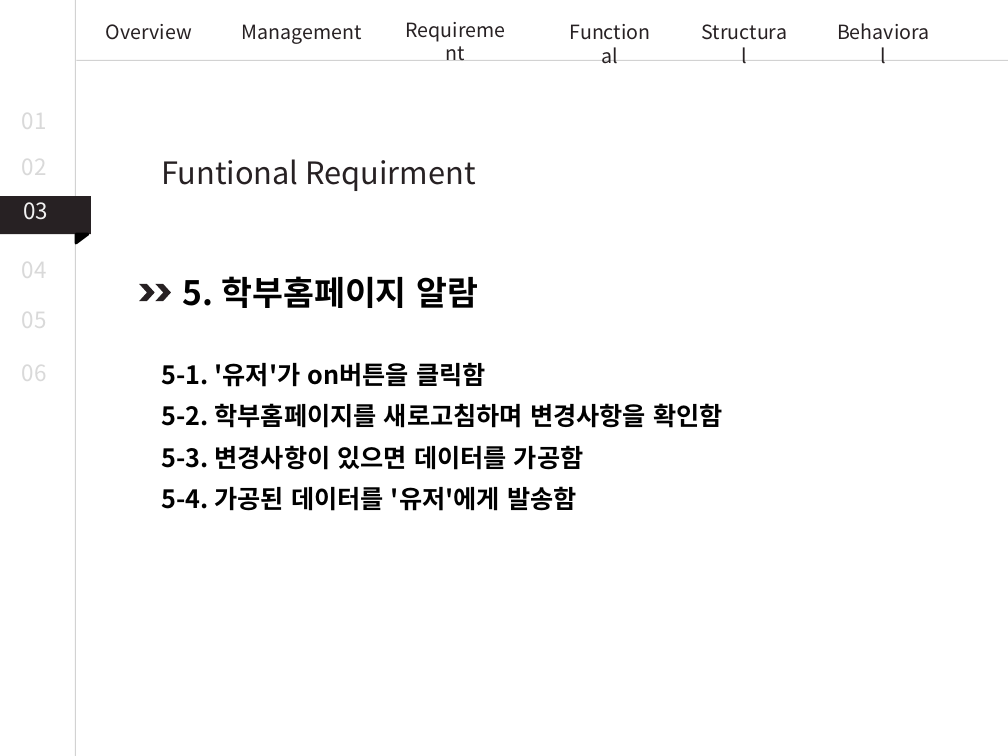
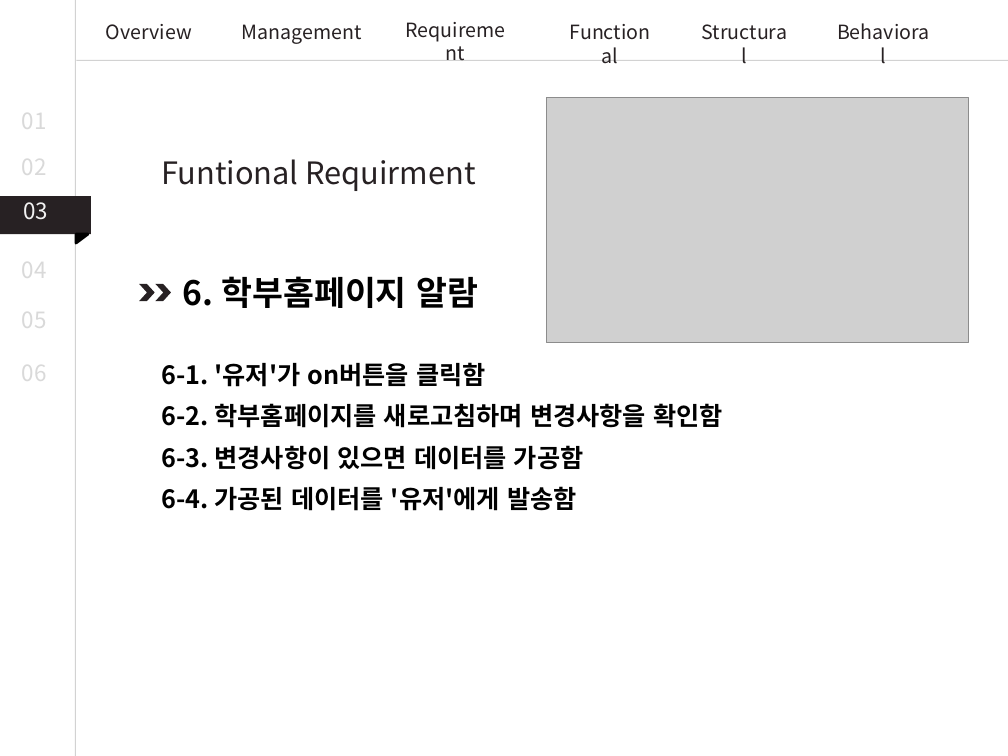
Before and after one commit to JoDongHyuen/KNUSD-20202-Team1, a slide deck: slide 12 of 11월 9일 회의내용/시스템 상세설계.pptx (slide 11 before the commit). Drawn at 1008x756 pixels with LibreOffice and Linux fonts; fonts in the diff are those of the drawing; grey boxes stand for pictures. Boxes give left, top, right and bottom in pixels: in the first picture for what was removed or moved away, otherwise in the second. Text is boxed around its words. In the diff, an @@ line names an element or a change of style, - is before the commit and + after.

```diff
--- a/11월 9일 회의내용/시스템 상세설계.pptx
+++ b/11월 9일 회의내용/시스템 상세설계.pptx
@@ picture added at (546, 97, 969, 343) @@
@@ text at (183, 276, 478, 308): text changed @@
-5. 학부홈페이지 알람
+6. 학부홈페이지 알람
@@ text at (162, 362, 723, 511): text changed @@
-5-1. '유저'가 on버튼을 클릭함
-5-2. 학부홈페이지를 새로고침하며 변경사항을 확인함
-5-3. 변경사항이 있으면 데이터를 가공함
-5-4. 가공된 데이터를 '유저'에게 발송함
+6-1. '유저'가 on버튼을 클릭함
+6-2. 학부홈페이지를 새로고침하며 변경사항을 확인함
+6-3. 변경사항이 있으면 데이터를 가공함
+6-4. 가공된 데이터를 '유저'에게 발송함
```
Also in this commit, not shown: 24 other slides changed, 3 slides added.
